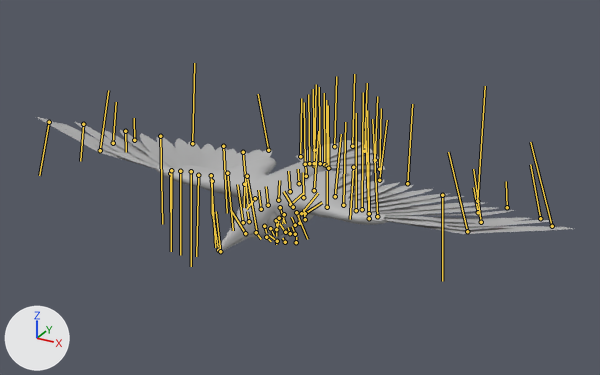
Two versions of the FBX model Murder Crow/Assets/Animation/SM_crow_glide.fbx, one commit apart.
Rendered twice from a camera (50 mm lens) standing at (0.669, -1.182, 0.741) and looking at (0.006, 0.023, 0.138). Arrows for +X, +Y and +Z are at lower left; the lights stay in place. Both versions are drawn at frame 13 of the action 'Take 001|BaseLayer'; the numbers are the values there. The bones that bend it are drawn over the model as lines.

Objects in the first picture: 'SM_Crow_SourceFile:SM_Birdmesh_UV_v_3'.
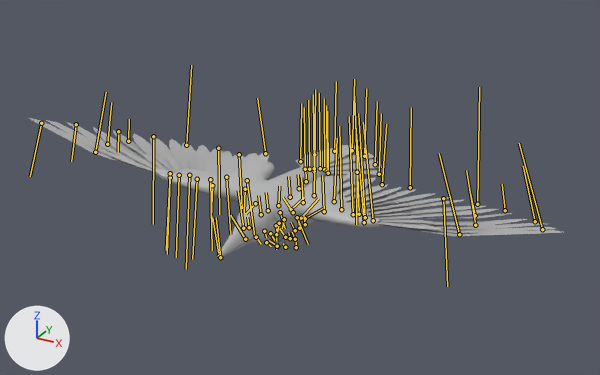
The edits, one by one:
Bone 'SM_Crow_SourceFile:Hip' (bone_sm_crow_sourcefile_hip) moves from (0.2, -0.2, 0.0) to (0.9, -0.9, 0.0).
Bone 'SM_Crow_SourceFile:L_clavice' (bone_sm_crow_sourcefile_l_clavice) turns from (0, 0, -2) to (0, 0, 1) degrees about its own x, y and z.
Bone 'SM_Crow_SourceFile:L_Clavice1' (bone_sm_crow_sourcefile_l_clavice1) turns from (0, -2, -9) to (0, -6, -9) degrees about its own x, y and z.
Bone 'SM_Crow_SourceFile:R_clavice' (bone_sm_crow_sourcefile_r_clavice) turns from (0, 0, -2) to (0, 0, 1) degrees about its own x, y and z.
Bone 'SM_Crow_SourceFile:R_Clavice1' (bone_sm_crow_sourcefile_r_clavice1) turns from (0, -2, -9) to (0, -6, -9) degrees about its own x, y and z.

Boxes (x1, y1, x2, y2) around the edits, measured in the pictures (600 x 375 px):
'SM_Crow_SourceFile:SM_Birdmesh_UV_v_3', posed: before (37, 117, 572, 253); after (29, 118, 562, 258)
bone 'SM_Crow_SourceFile:Hip', root to tip: before (290, 204) to (304, 192); after (291, 209) to (304, 197)
bone 'SM_Crow_SourceFile:L_clavice', root to tip: before (293, 207) to (283, 191); after (293, 212) to (283, 197)
bone 'SM_Crow_SourceFile:L_Clavice1', root to tip: before (303, 197) to (303, 172); after (303, 202) to (301, 177)
bone 'SM_Crow_SourceFile:R_clavice', root to tip: before (255, 198) to (246, 209); after (255, 203) to (246, 213)
bone 'SM_Crow_SourceFile:R_Clavice1', root to tip: before (244, 184) to (244, 207); after (245, 189) to (244, 212)
